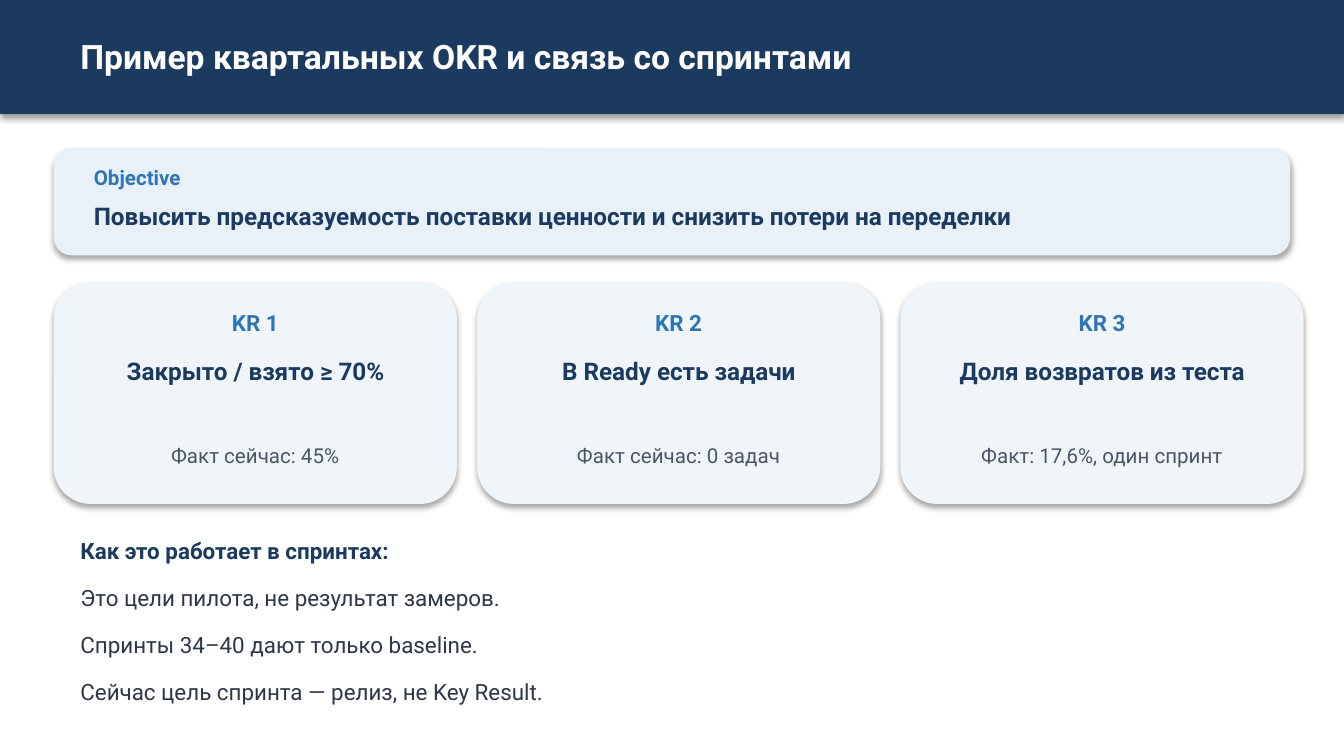
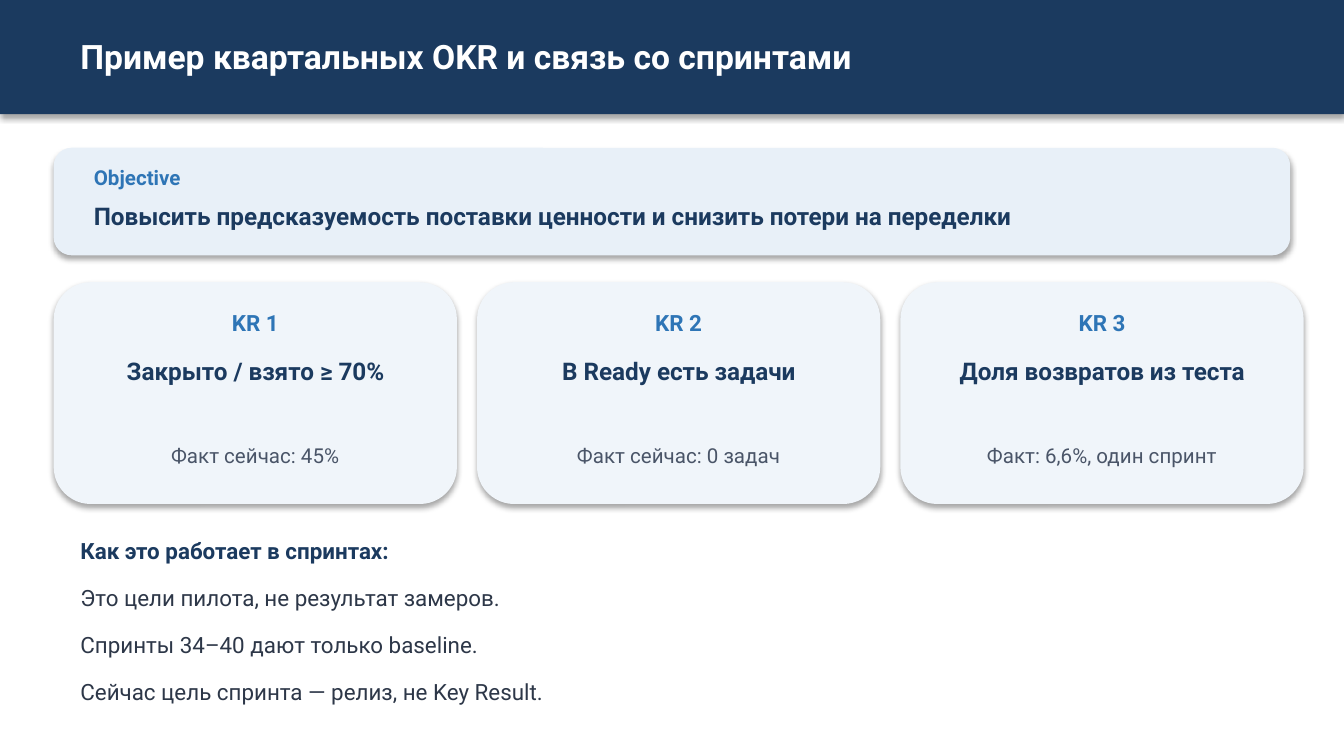
Before and after one commit to camelot270/otus_work, a slide deck: slide 13 of docs/Zashita_proekta_Skvoznoe_planirovanie.pptx. Drawn at 1344x756 pixels with LibreOffice and Linux fonts; fonts in the diff are those of the drawing. Boxes give left, top, right and bottom in pixels: in the first picture for what was removed or moved away, otherwise in the second. Text is boxed around its words. In the diff, an @@ line names an element or a change of style, - is before the commit and + after.

```diff
--- a/docs/Zashita_proekta_Skvoznoe_planirovanie.pptx
+++ b/docs/Zashita_proekta_Skvoznoe_planirovanie.pptx
@@ text at (987,448,1217,467): text changed @@
-Факт: 17,6%, один спринт
+Факт: 6,6%, один спринт
```
Also in this commit, not shown: 3 other slides changed.
